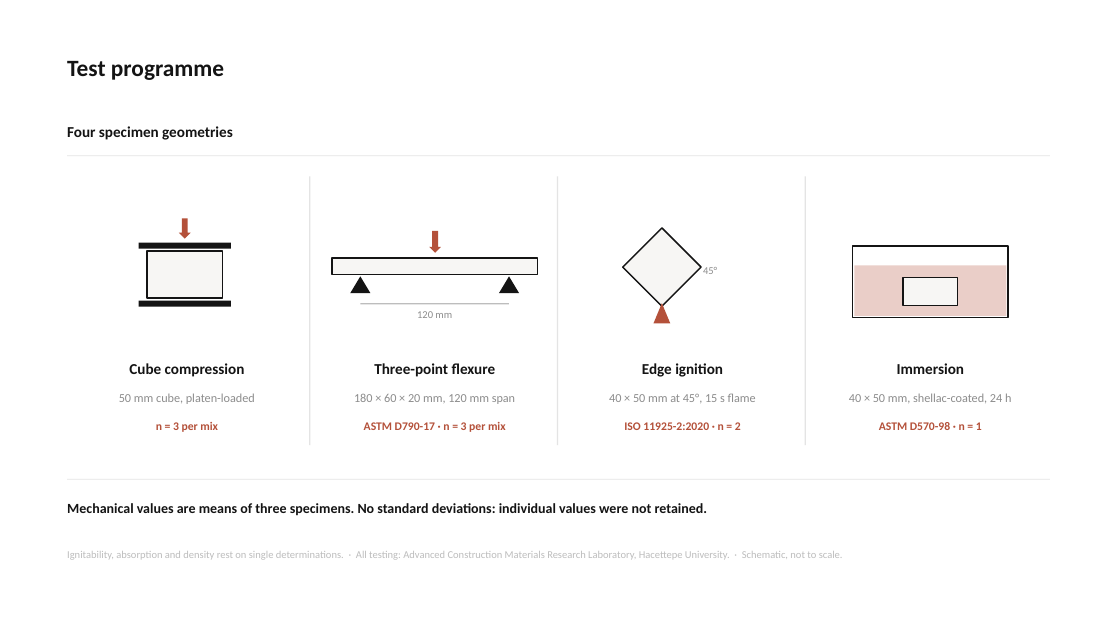
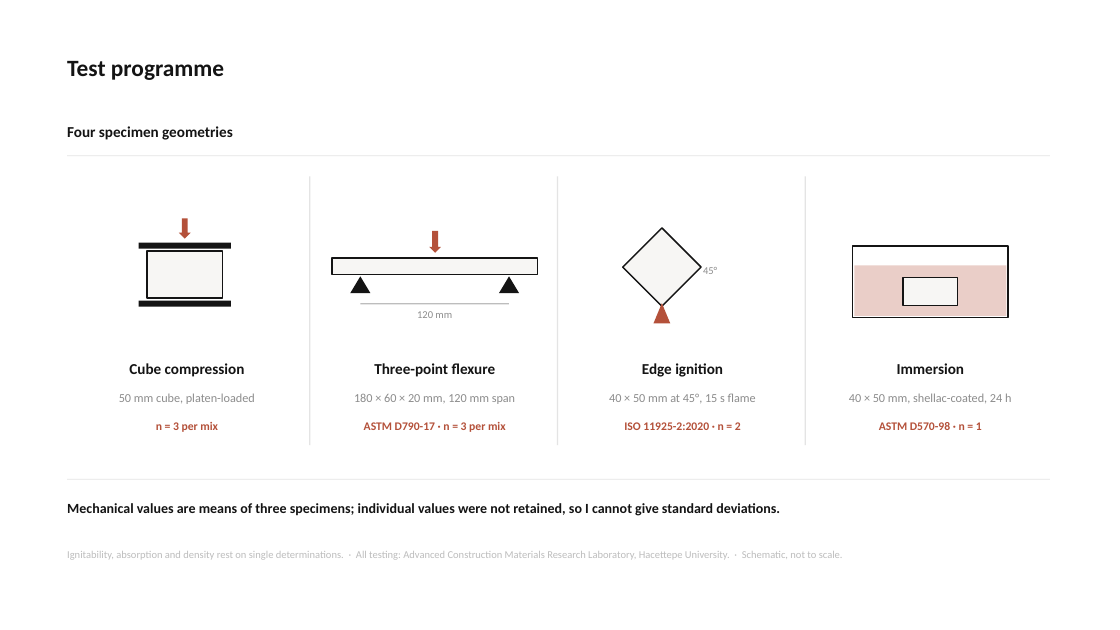
Before and after one commit to bunal91/sanat-ve-mekan, a slide deck: slide 15 of konferans-bildirisi/06-sunum/ICSMMEP26_Presentation_Unal.pptx. Drawn at 1120x630 pixels with LibreOffice and Linux fonts; fonts in the diff are those of the drawing. Boxes give left, top, right and bottom in pixels: in the first picture for what was removed or moved away, otherwise in the second. Text is boxed around its words. In the diff, an @@ line names an element or a change of style, - is before the commit and + after.

```diff
--- a/konferans-bildirisi/06-sunum/ICSMMEP26_Presentation_Unal.pptx
+++ b/konferans-bildirisi/06-sunum/ICSMMEP26_Presentation_Unal.pptx
@@ text at [67, 503, 780, 516]: text changed @@
-Mechanical values are means of three specimens. No standard deviations: individual values were not retained.
+Mechanical values are means of three specimens; individual values were not retained, so I cannot give standard deviations.
```
Also in this commit, not shown: 23 other slides changed, 6 other files.
